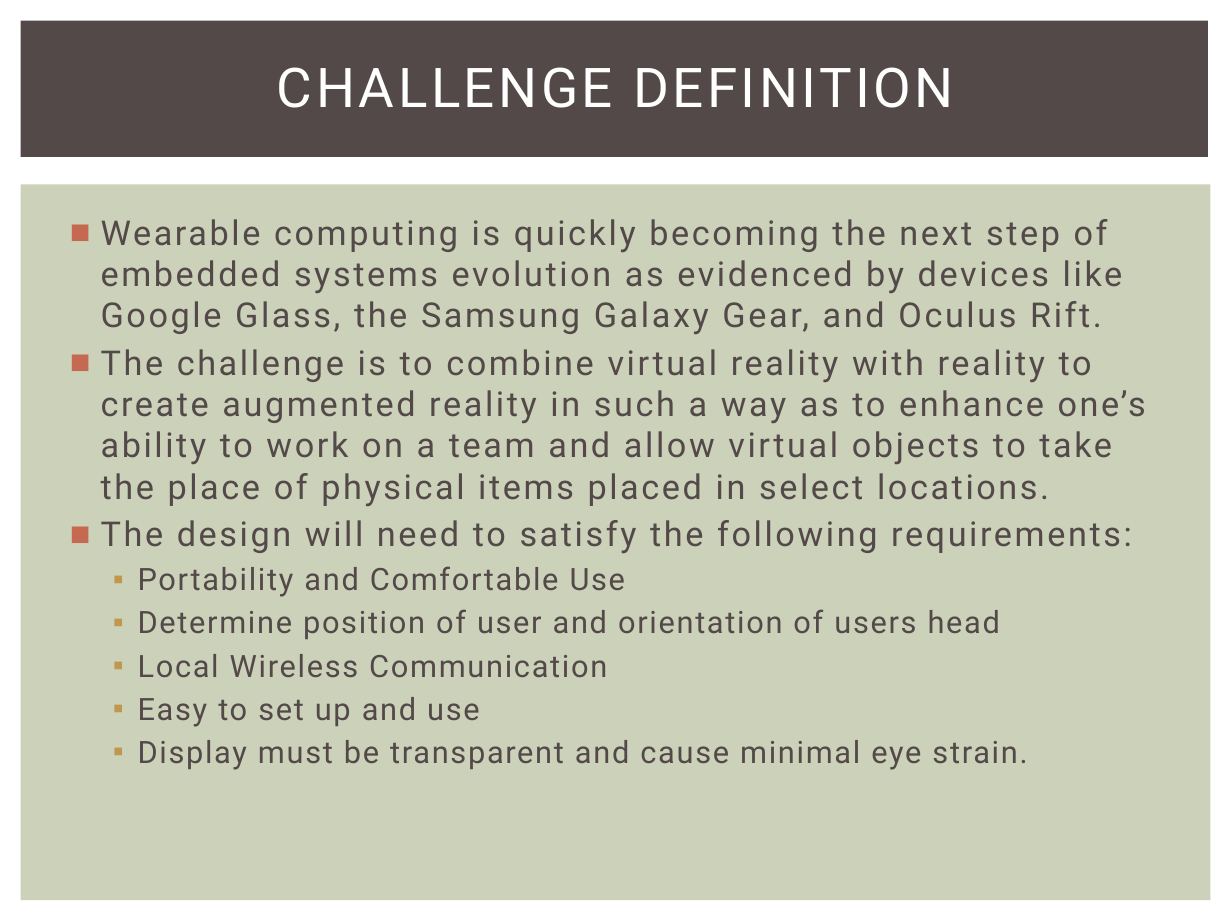
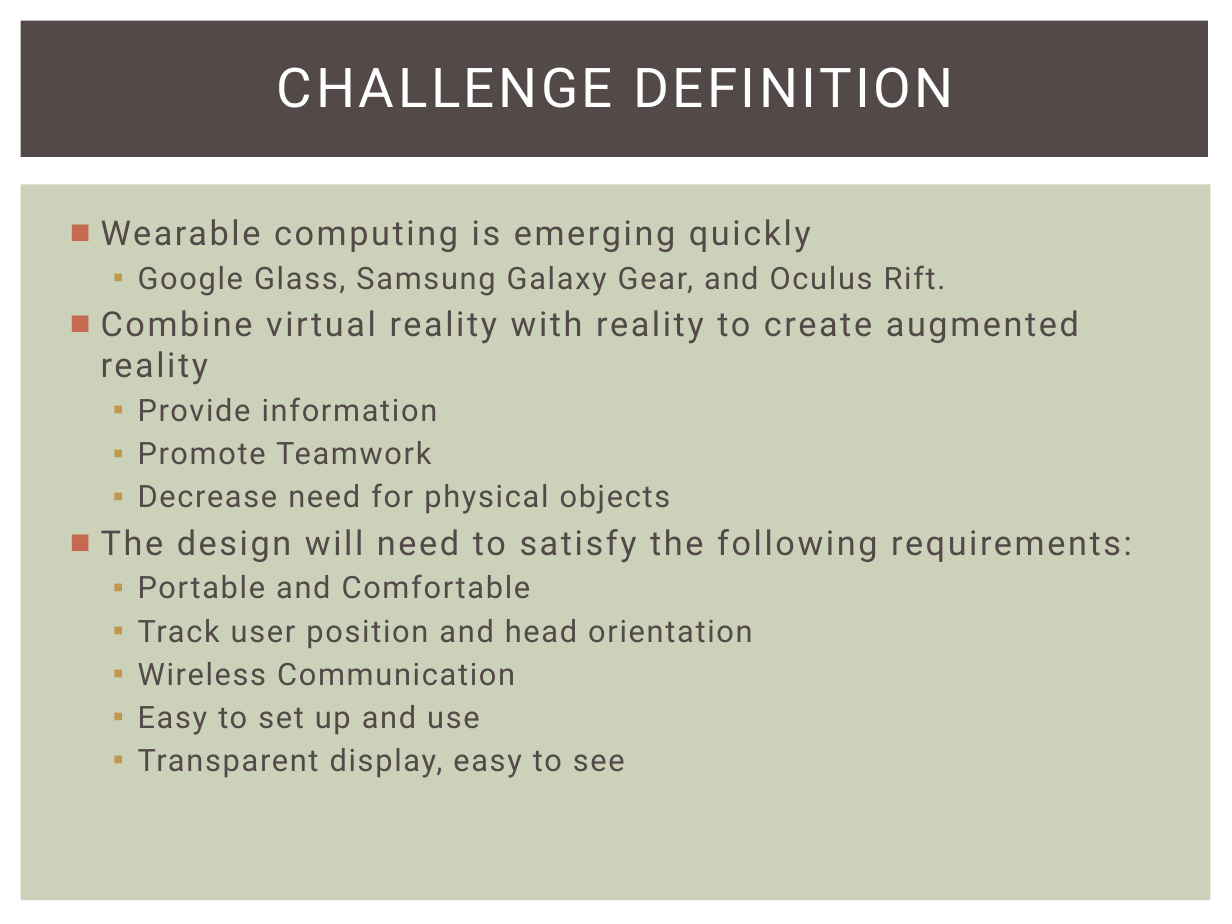
Before and after one commit to snowpuppy/augreality, a slide deck: slide 3 of doc/AugRealityMidReview.pptx. Drawn at 1232x924 pixels with LibreOffice and Linux fonts; fonts in the diff are those of the drawing. Boxes give left, top, right and bottom in pixels: in the first picture for what was removed or moved away, otherwise in the second. Text is boxed around its words. In the diff, an @@ line names an element or a change of style, - is before the commit and + after.

Commit message:
Changed challenge definition and solution to contain less text.

```diff
--- a/doc/AugRealityMidReview.pptx
+++ b/doc/AugRealityMidReview.pptx
@@ text at <box>101,219,1079,514</box>: text changed; size 20 to 18 pt @@
-■ Wearable computing is quickly becoming the next step of embedded systems evolution as evidenced by devices like Google Glass, the Samsung Galaxy Gear, and Oculus Rift.
-■ The challenge is to combine virtual reality with reality to create augmented reality in such a way as to enhance one’s ability to work on a team and allow virtual objects to take the place of physical items placed in select locations.
+■ Wearable computing is emerging quickly
+  ▪ Google Glass, Samsung Galaxy Gear, and Oculus Rift.
+■ Combine virtual reality with reality to create augmented reality
+  ▪ Provide information
+  ▪ Promote Teamwork
+  ▪ Decrease need for physical objects
@@ text at <box>138,574,752,685</box>: text changed @@
-  ▪ Portability and Comfortable Use
-  ▪ Determine position of user and orientation of users head
-  ▪ Local Wireless Communication
+  ▪ Portable and Comfortable
+  ▪ Track user position and head orientation
+  ▪ Wireless Communication
@@ text at <box>138,748,625,778</box>: text changed @@
-  ▪ Display must be transparent and cause minimal eye strain.
+  ▪ Transparent display, easy to see
```
Also in this commit, not shown: 3 other slides changed, 1 slide removed.
